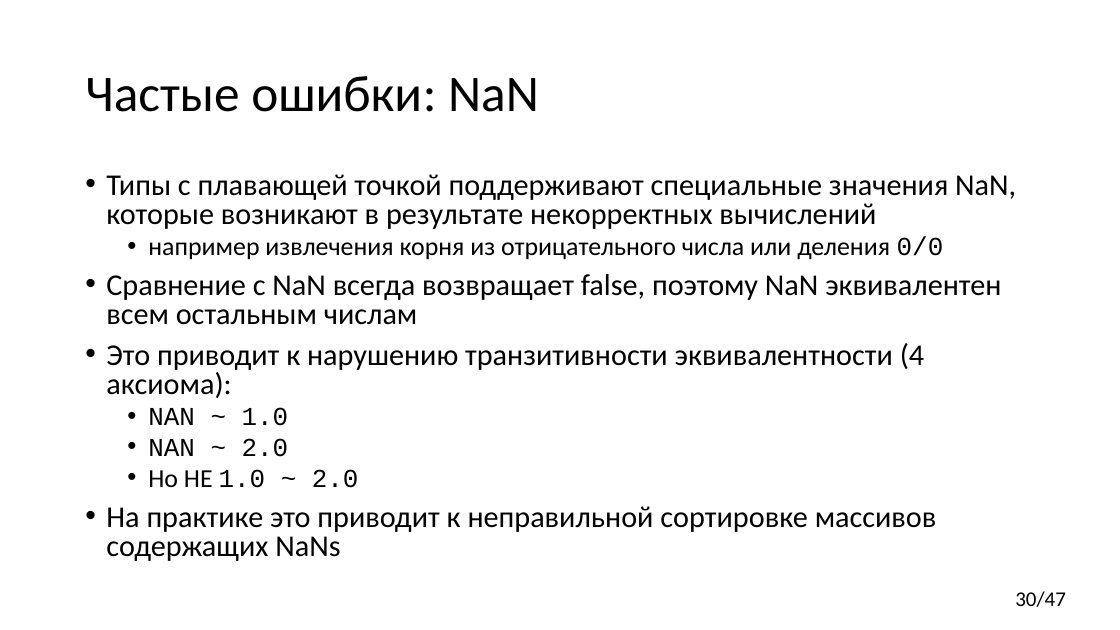
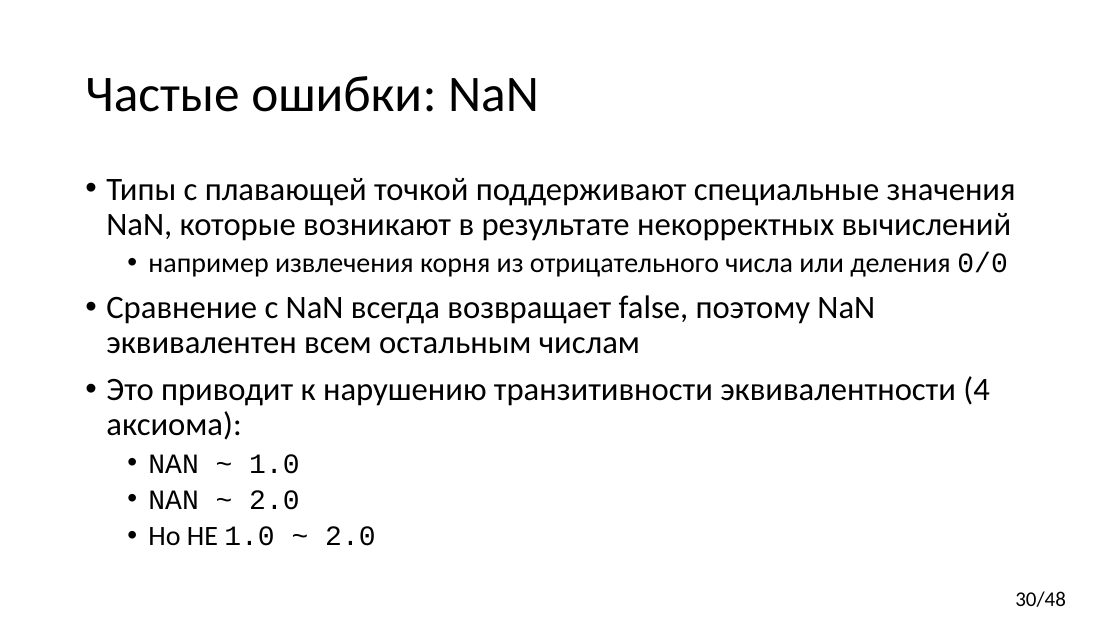
Before and after one commit to yugr/CppRussia, a slide deck: slide 30 of 2023/RU.pptx. Drawn at 1120x630 pixels with LibreOffice and Linux fonts; fonts in the diff are those of the drawing. Boxes give left, top, right and bottom in pixels: in the first picture for what was removed or moved away, otherwise in the second. Text is boxed around its words. In the diff, an @@ line names an element or a change of style, - is before the commit and + after.

```diff
--- a/2023/RU.pptx
+++ b/2023/RU.pptx
@@ text "Типы с плавающей точкой поддерживают ..." at (x1=106, y1=178, x2=1016, y2=546): size 25.9 to 28 pt in "Типы с плавающей точкой поддерживают специальные значения ...", "Сравнение с NaN всегда возвращает false, поэтому ...", "Это приводит к нарушению транзитивности эквивалентности (4 ..."; size 22.2 to 24 pt in "например извлечения корня из отрицательного числа или ...", "NAN ~ 1.0", "NAN ~ 2.0", "Но НЕ 1.0 ~ 2.0"; line spacing 0.8 to 0.9 @@
@@ text at (x1=106, y1=506, x2=937, y2=561): paragraph removed @@
-• На практике это приводит к неправильной сортировке массивов содержащих NaNs
@@ page number at (x1=1015, y1=591, x2=1066, y2=607): text changed @@
-30/47
+30/48
```
Also in this commit, not shown: 7 other slides changed.
